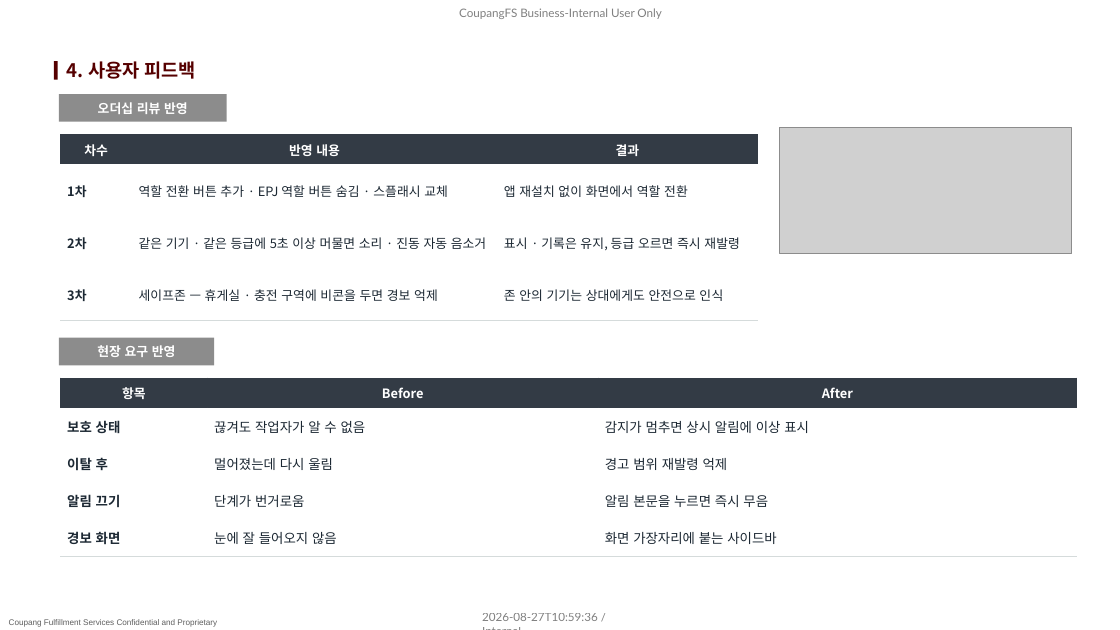
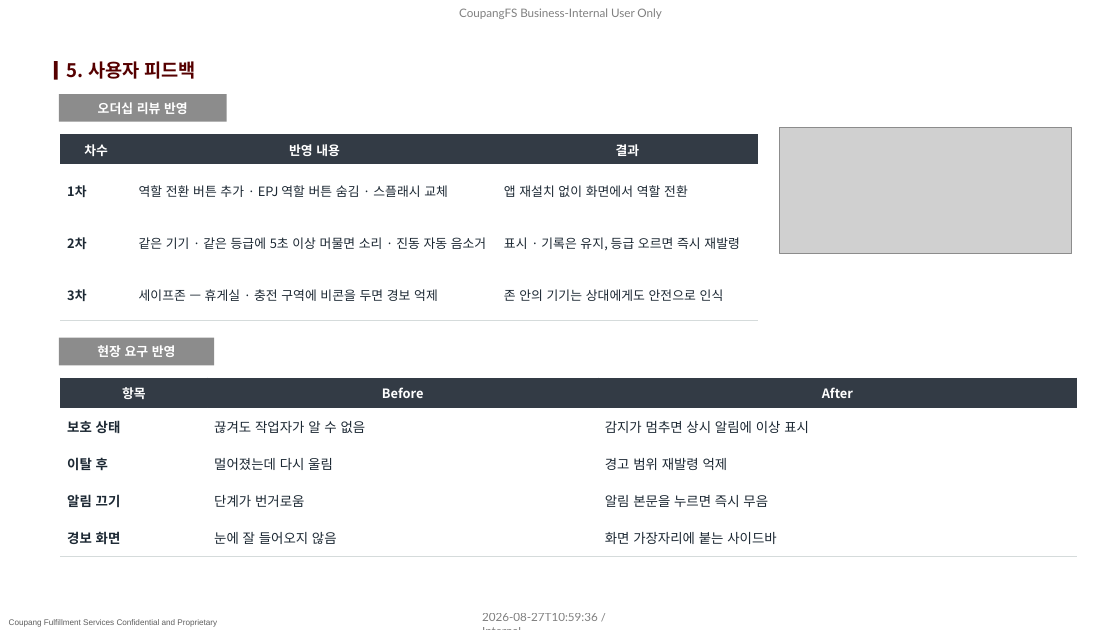
Before and after one commit to pslymzero-cyber/SafeAlert, a slide deck: slide 8 of docs/presentation/company_form/SafeAlert_보고_2026.08.pptx (slide 7 before the commit). Drawn at 1120x630 pixels with LibreOffice and Linux fonts; fonts in the diff are those of the drawing; grey boxes stand for pictures; background and template pictures are left out. Boxes give left, top, right and bottom in pixels: in the first picture for what was removed or moved away, otherwise in the second. Text is boxed around its words. In the diff, an @@ line names an element or a change of style, - is before the commit and + after.

```diff
--- a/docs/presentation/company_form/SafeAlert_보고_2026.08.pptx
+++ b/docs/presentation/company_form/SafeAlert_보고_2026.08.pptx
@@ title at [67, 61, 196, 79]: text changed @@
-4. 사용자 피드백
+5. 사용자 피드백
```
Also in this commit, not shown: 7 other slides changed, 1 slide added, 2 other files.
